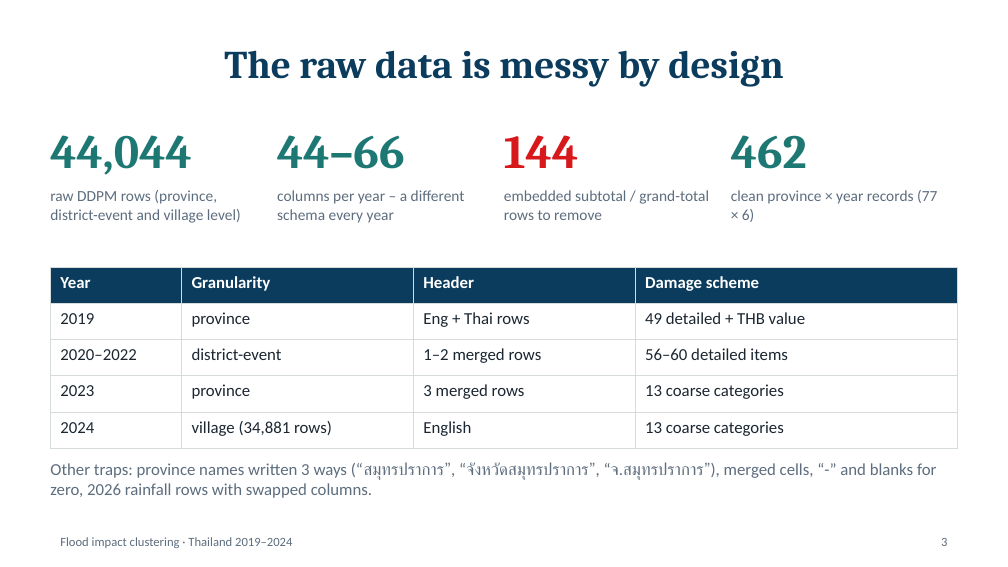
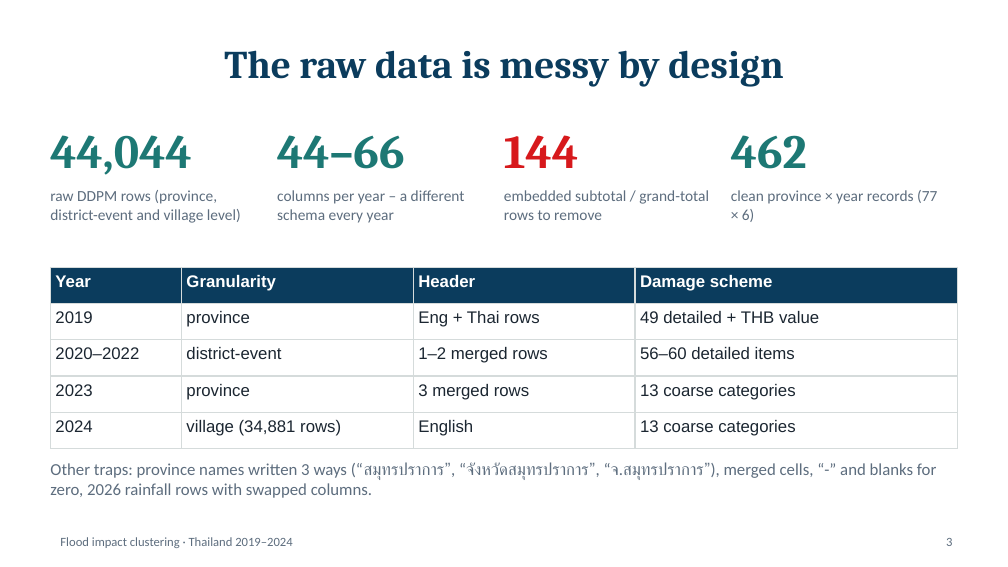
Before and after one commit to stampnapat/flood_analysis, a slide deck: slide 3 of slides/Flood_Clustering_Thailand.pptx. Drawn at 1008x567 pixels with LibreOffice and Linux fonts; fonts in the diff are those of the drawing. Boxes give left, top, right and bottom in pixels: in the first picture for what was removed or moved away, otherwise in the second. Text is boxed around its words. In the diff, an @@ line names an element or a change of style, - is before the commit and + after.

```diff
--- a/slides/Flood_Clustering_Thailand.pptx
+++ b/slides/Flood_Clustering_Thailand.pptx
@@ table at bbox=[50, 267, 958, 449] @@
@@ font Calibri to Arial @@
@@ text "Other traps: province names written ..." at bbox=[50, 462, 936, 498]: font Calibri to Arial in "(“สมุทรปราการ”, “จังหวัดสมุทรปราการ”, “จ.สมุทรปราการ”)," @@
@@ page number: place and size @@
-page number at bbox=[941, 538, 947, 546]
+page number at bbox=[946, 538, 952, 546]
```
Also in this commit, not shown: 17 other slides changed.
